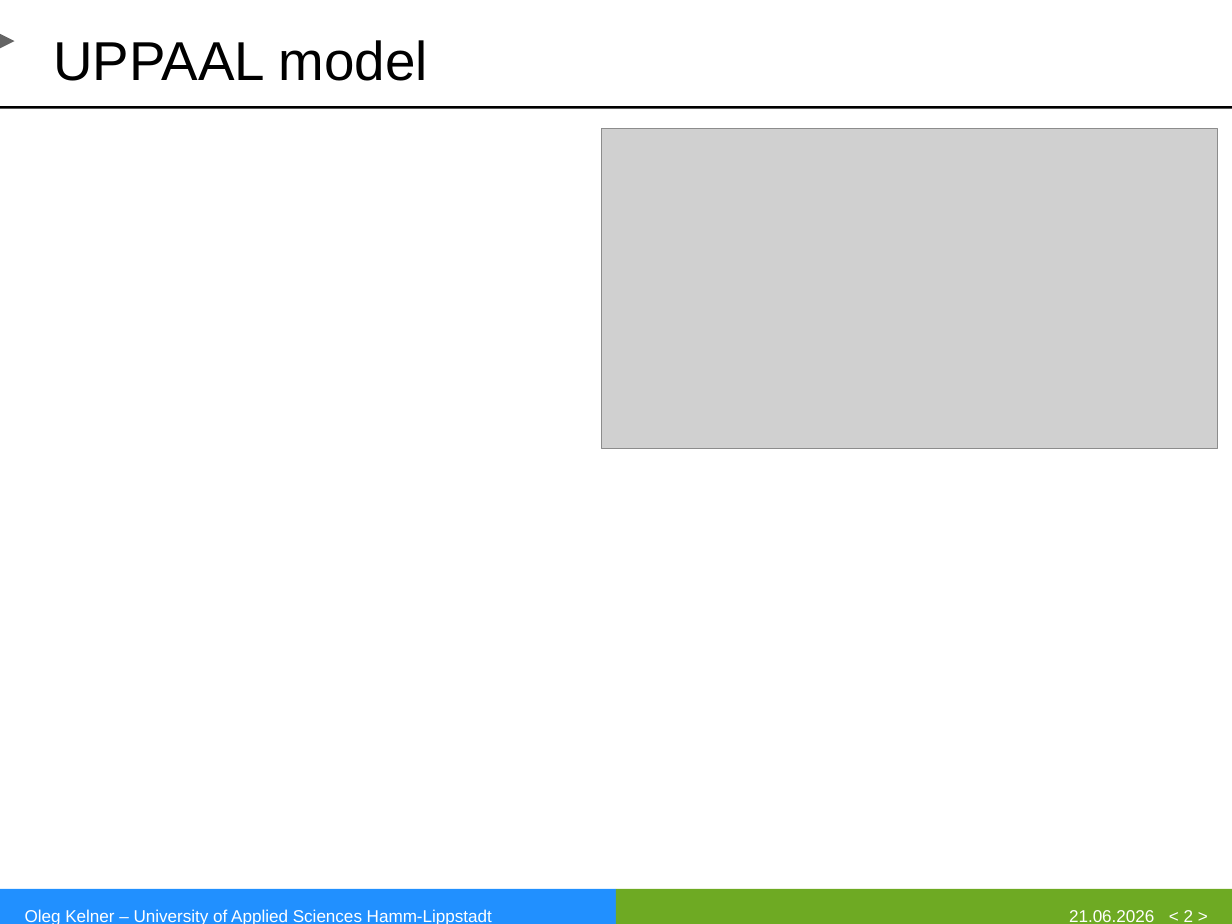
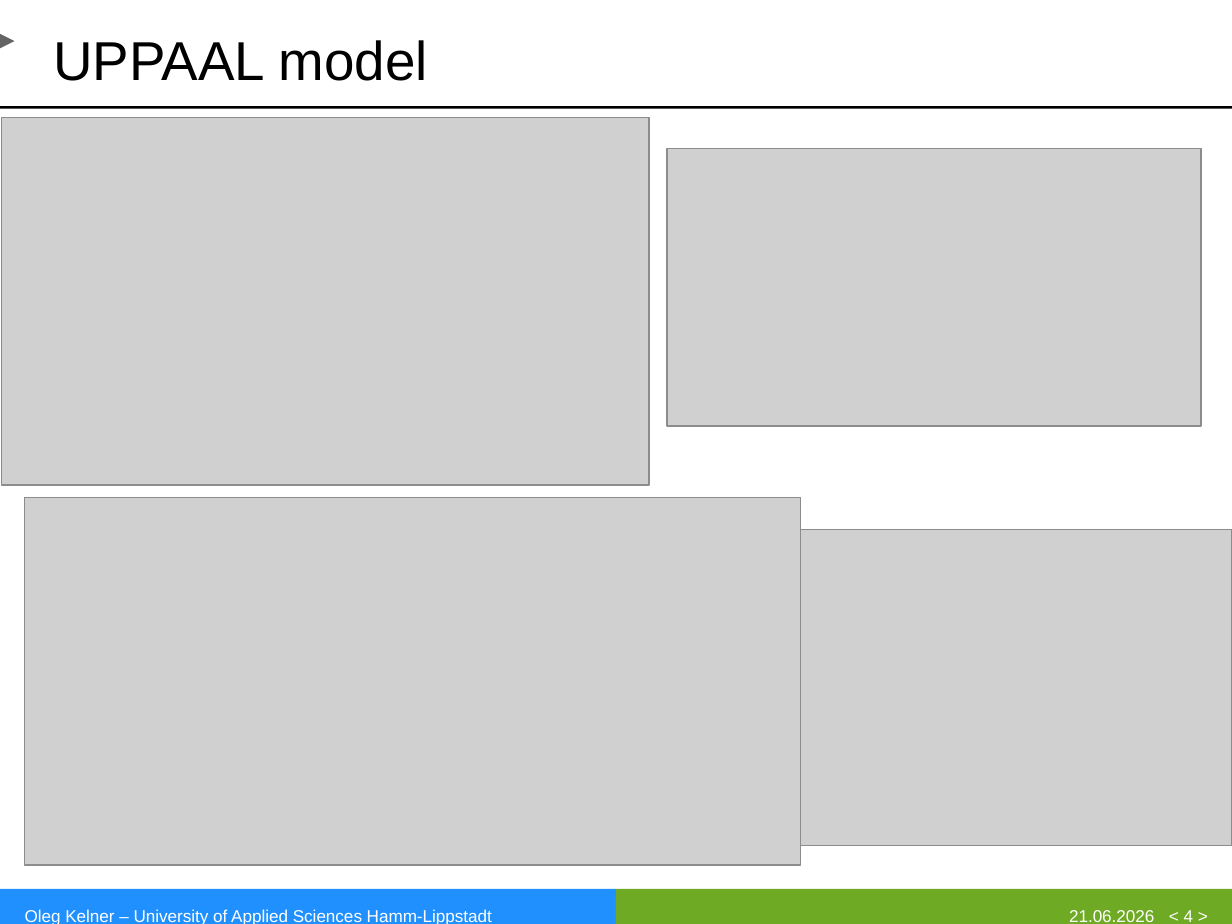
Before and after one commit to eggcitedraccoon/SS2026_RTS_HWSW_Papers, a slide deck: slide 4 of DSS_Presentation/DSS_Presentation.pptx (slide 2 before the commit). Drawn at 1232x924 pixels with LibreOffice and Linux fonts; fonts in the diff are those of the drawing; grey boxes stand for pictures; background and template pictures are left out. Boxes give left, top, right and bottom in pixels: in the first picture for what was removed or moved away, otherwise in the second. Text is boxed around its words. In the diff, an @@ line names an element or a change of style, - is before the commit and + after.

```diff
--- a/DSS_Presentation/DSS_Presentation.pptx
+++ b/DSS_Presentation/DSS_Presentation.pptx
@@ picture added at (x1=1, y1=118, x2=649, y2=485) @@
@@ picture resized from (x1=601, y1=128, x2=1217, y2=448) to (x1=667, y1=149, x2=1200, y2=426) @@
@@ picture added at (x1=25, y1=498, x2=801, y2=865) @@
@@ picture added at (x1=726, y1=530, x2=1232, y2=845) @@
@@ page number at (x1=1184, y1=910, x2=1194, y2=922): text changed @@
-< 2 >
+< 4 >
```
Also in this commit, not shown: 2 other slides changed, 4 slides added, 1 other file.
